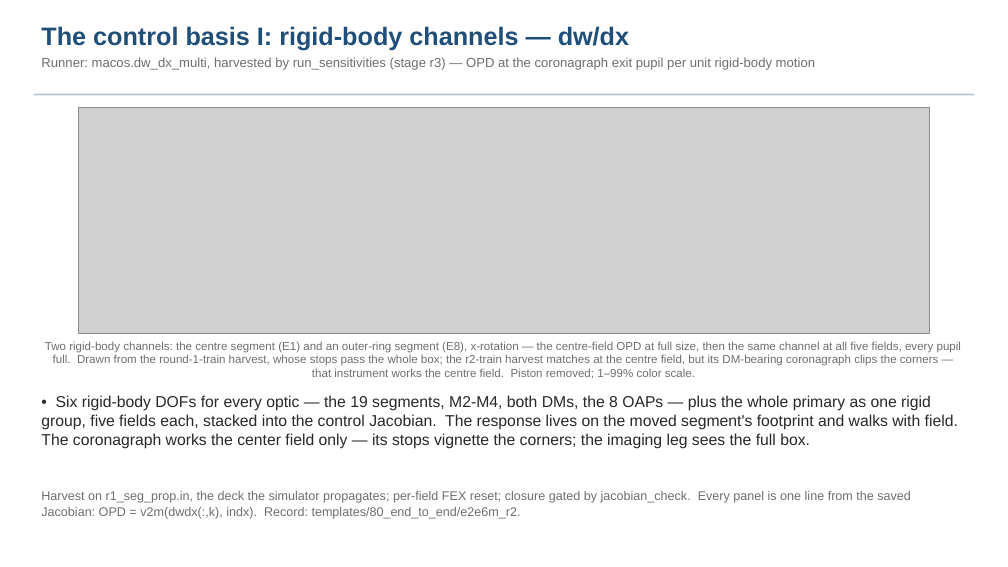
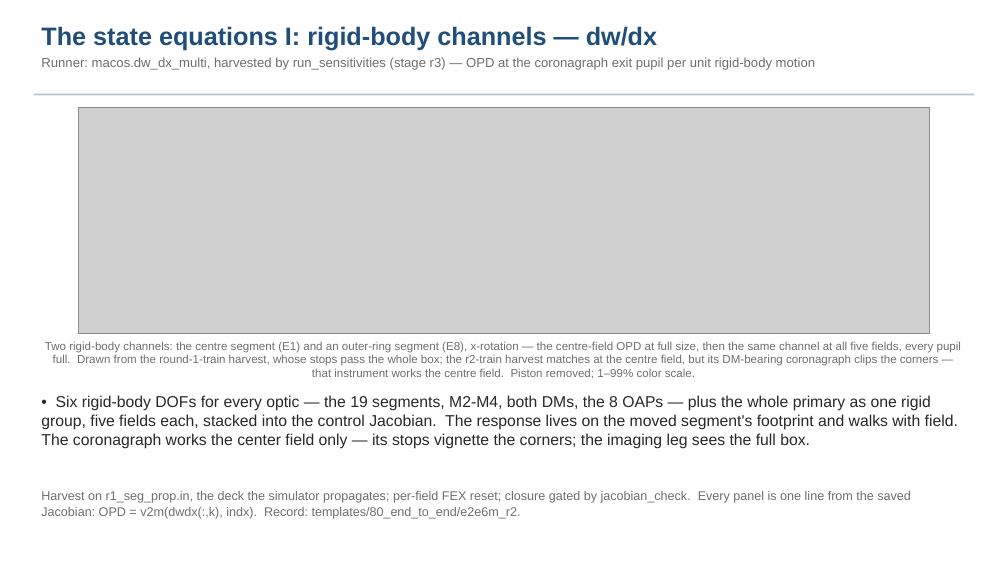
Before and after one commit to nasa-jpl/macos, a slide deck: slide 24 of demo_session/deck_keysight.pptx. Drawn at 1008x567 pixels with LibreOffice and Linux fonts; fonts in the diff are those of the drawing; grey boxes stand for pictures. Boxes give left, top, right and bottom in pixels: in the first picture for what was removed or moved away, otherwise in the second. Text is boxed around its words. In the diff, an @@ line names an element or a change of style, - is before the commit and + after.

```diff
--- a/demo_session/deck_keysight.pptx
+++ b/demo_session/deck_keysight.pptx
@@ text at [41, 26, 657, 51]: text changed @@
-The control basis I: rigid-body channels — dw/dx
+The state equations I: rigid-body channels — dw/dx
```
Also in this commit, not shown: 9 other slides changed, 3 other files.
